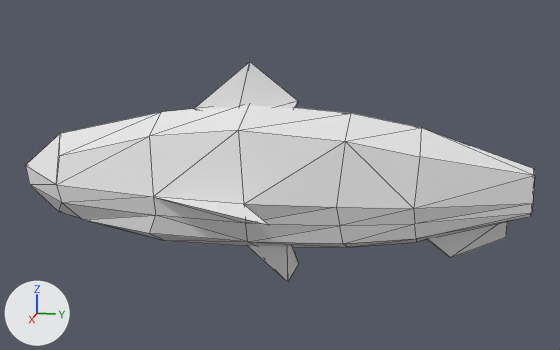
Before and after pictures for a commit that changed the OBJ model DirectXGame/Resources/float_Body/float_Body.obj.
Rendered twice from a camera (50 mm lens) standing at (12.47, 2.25, 3.35) and looking at (-0.07, -0.26, 0.21). Lighting does not change. The marker at lower left points along +X, +Y and +Z. Mesh edges are drawn as thin lines. Where no turn or scale is listed for an object, it has been applied to the vertices.

Script lines for the objects in view, before the commit:
```python
me_立方体 = bpy.data.meshes.new('立方体')
me_立方体.from_pydata(...)  # 87 vertices, 156 faces; spans x -2.01..2.0, y -4.92..3.83, z -1.69..2.12
me_立方体.materials.append(mat_none)  # white #e7e7e7
ob_立方体 = bpy.data.objects.new('立方体', me_立方体)
ob_立方体.location = (0.0, 0.0, 0.0)
```
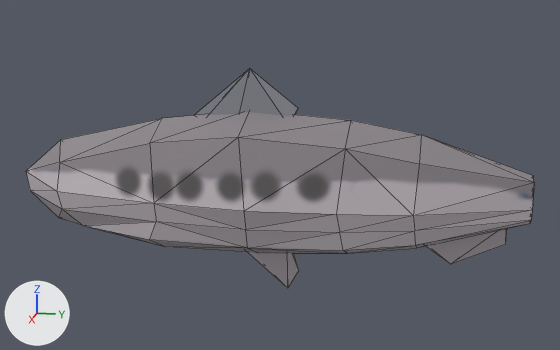
Edits to the bpy script that builds the scene:
```text
Add img_playertex_png:
    img_playertex_png = load_image('PlayerTex.png', 'PlayerTex.png', 1024, 1024, 'sRGB')
Add mat_マテリアル_001:
    mat_マテリアル_001 = principled_material('マテリアル.001')
    mat_マテリアル_001.texture = img_playertex_png
Change me_立方体:
    used by ob_立方体; location = (0.0, 0.0, 0.0)
    remove me_立方体.from_pydata(...)  # 87 vertices, 156 faces; spans x -2.01..2.0, y -4.92..3.83, z -1.69..2.12
    remove me_立方体.materials.append(mat_none)  # white #e7e7e7
    add me_立方体.from_pydata(...)  # 85 vertices, 154 faces; spans x -1.07..1.07, y -4.92..3.83, z -1.8..2.01
    me_立方体 part 1: the loose piece of 6 vertices spanning x -0.11..0.11, y 1.76..3.49, z -1.04..-0.26 is moved by (0.0, 0.0, -0.11), in mat_マテリアル_001 (picture img_playertex_png)
    me_立方体 part 2: the loose piece of 6 vertices spanning x -0.11..0.11, y -1.17..0.08, z -1.69..-0.7 is moved by (0.0, 0.0, -0.11), in mat_マテリアル_001 (picture img_playertex_png)
    me_立方体 part 3: the loose piece of 66 vertices spanning x -2.01..2.0, y -4.92..3.83, z -1.07..1.43 is rebuilt with 64 vertices and now spans x -1.07..1.07, y -4.92..3.83, z -1.18..1.32, in mat_マテリアル_001 (picture img_playertex_png)
    me_立方体 part 4: the loose piece of 9 vertices spanning x -0.09..0.09, y -1.73..0.06, z 1.2..2.12 is rebuilt with 9 vertices and now spans x -0.09..0.09, y -1.73..0.06, z 1.09..2.01, in mat_マテリアル_001 (picture img_playertex_png)
    add me_立方体.materials.append(mat_マテリアル_001)  # picture img_playertex_png
```

Location of each change, [x1, y1, x2, y2] in pixels of the pictures (560 x 350 px; the box of a moved part takes in the faces that stretch with it):
'立方体', reshaped
    before: [26, 62, 535, 282]
    after: [26, 69, 534, 288]
part 1 of me_立方体, moved or reshaped
    before: [427, 222, 508, 258]
    after: [427, 229, 507, 264]
part 2 of me_立方体, moved or reshaped
    before: [248, 246, 299, 282]
    after: [248, 252, 298, 288]
part 3 of me_立方体, rebuilt
    before: [26, 105, 535, 247]
    after: [26, 112, 534, 253]
part 4 of me_立方体, rebuilt
    before: [194, 62, 298, 109]
    after: [195, 69, 298, 116]
